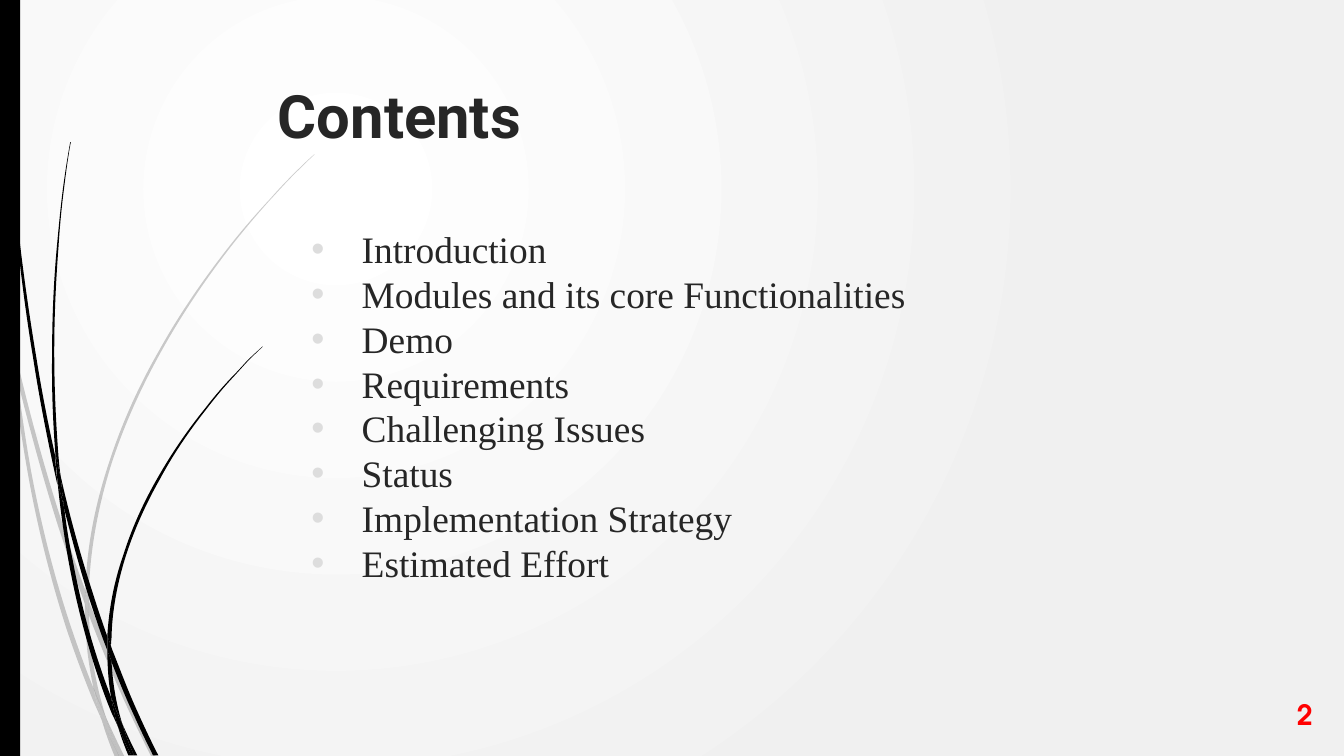
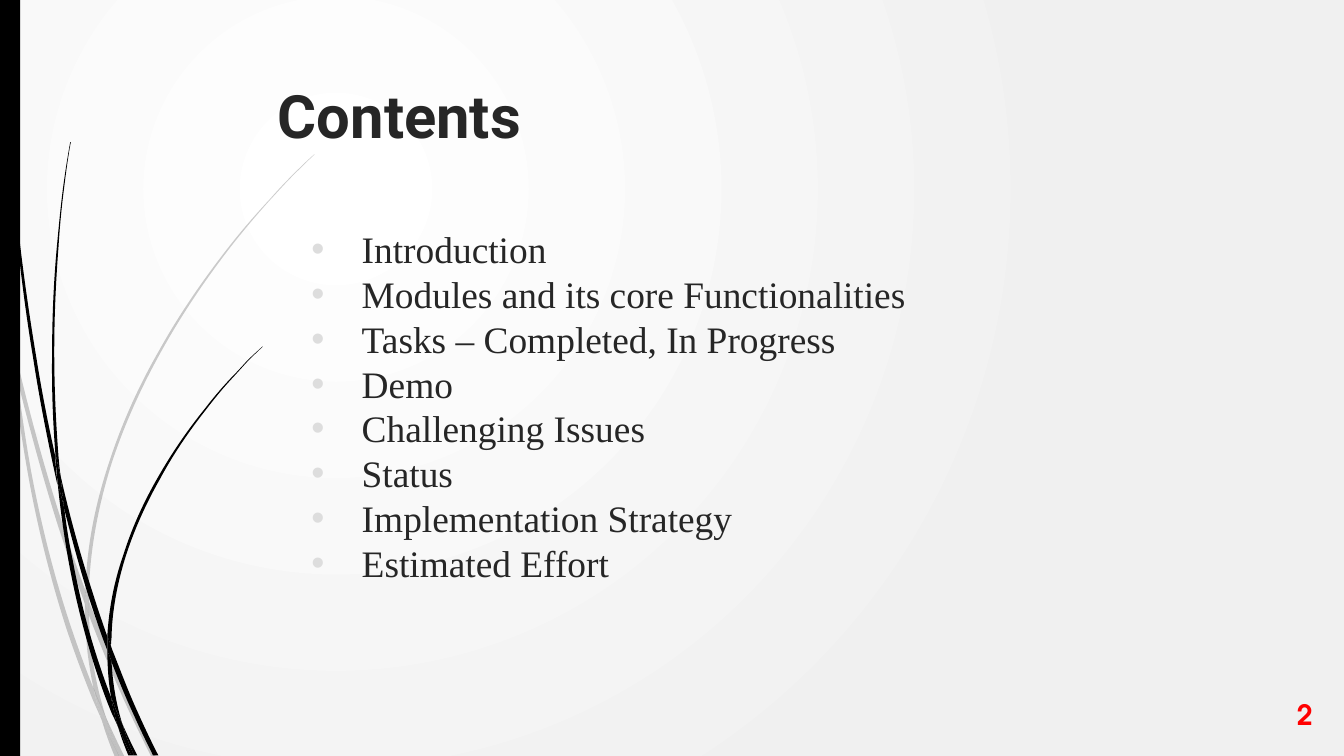
Before and after one commit to VamsiDevalla/Student-Attendance-Tracking, a slide deck: slide 2 of Team B - Code Green - MidtermPresentation.pptx. Drawn at 1344x756 pixels with LibreOffice and Linux fonts; fonts in the diff are those of the drawing. Boxes give left, top, right and bottom in pixels: in the first picture for what was removed or moved away, otherwise in the second. Text is boxed around its words. In the diff, an @@ line names an element or a change of style, - is before the commit and + after.

```diff
--- a/Team B - Code Green - MidtermPresentation.pptx
+++ b/Team B - Code Green - MidtermPresentation.pptx
@@ text at (362, 327, 836, 360): paragraph added @@
+• Tasks – Completed, In Progress
@@ text at (362, 373, 570, 405): paragraph removed @@
-• Requirements
```
Also in this commit, not shown: 2 other slides changed, 1 slide added, 1 slide removed.
